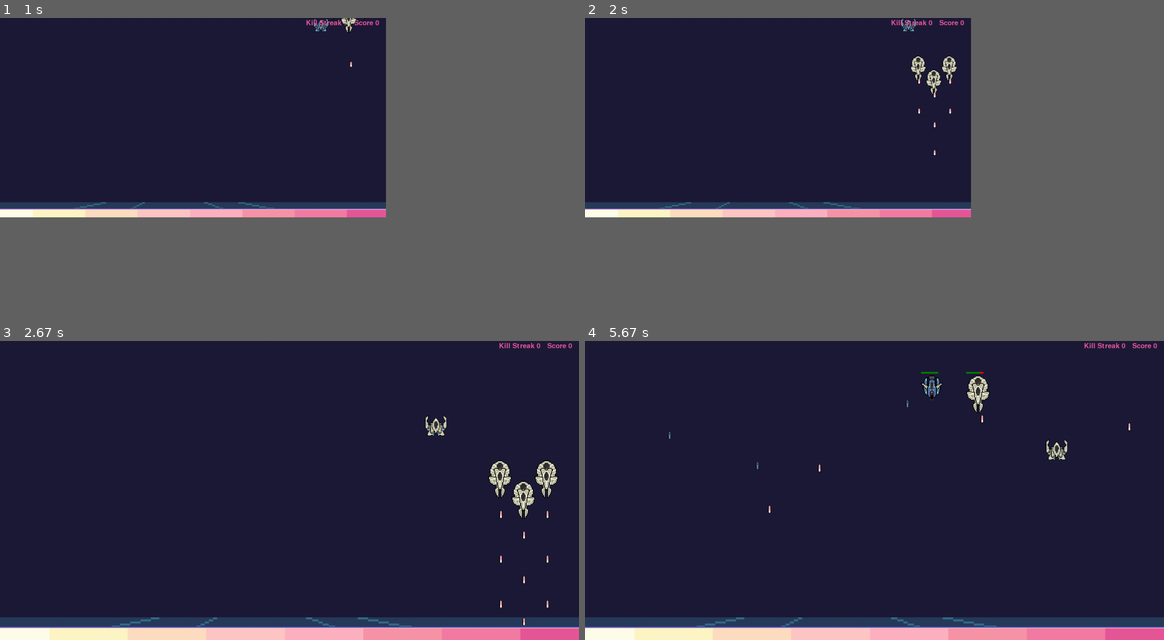
Above: before the commit, frames 1-4 (two rows, left to right).
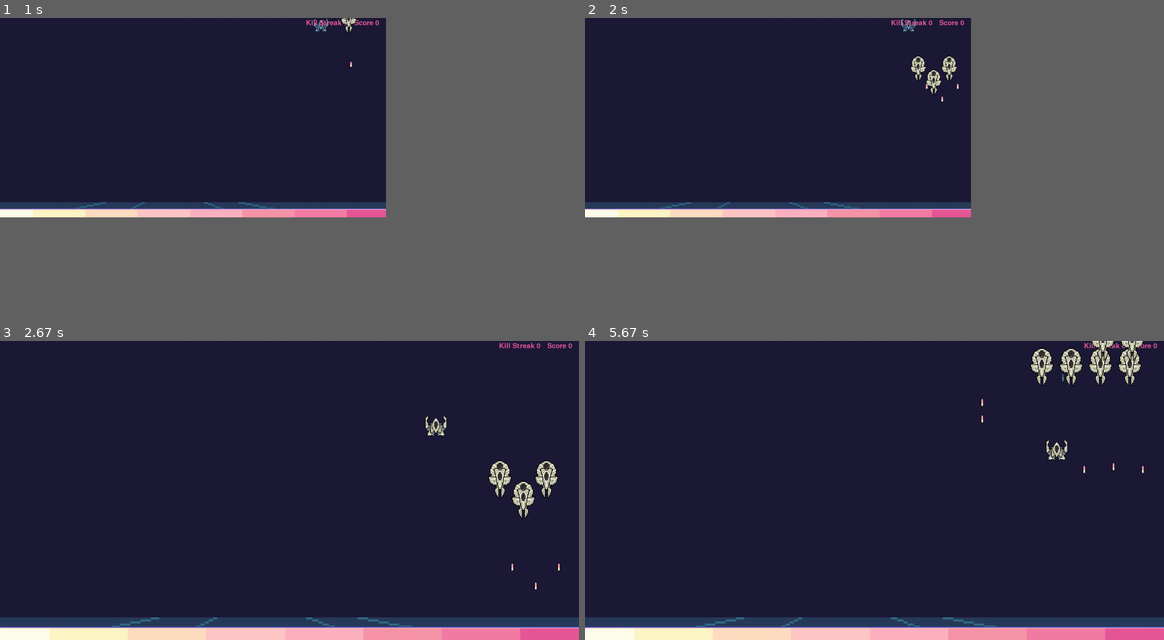
Above: after the commit, the same moments.

Repository: RafaBessa/Shadow_Light_bh_pygame
Game: pygame game, started from Game.py
The game is run twice, just before and just after one commit, with the same random seed, the same clock (stepped at 60 frames per second) and the same inputs.
Inputs:
- Up to frame 1 (1 s): hold D 0.33-0.8 s; hold W from 0.83 s (still down); tap Space at 0.9 s; tap E at 0.98 s
- Up to frame 2 (2 s): release W at 1.13 s; hold D 1.17-1.63 s; tap Space at 1.23, 1.53, 1.73 s; hold A from 1.67 s (still down)
- Up to frame 3 (2.67 s): tap Space at 2.03, 2.3 s; release A at 2.2 s; hold S 2.23-2.53 s; tap E at 2.38 s; tap - at 2.57 s
- Up to frame 4 (5.67 s): hold A 2.9-3.3 s; tap Space at 2.97, 3.27, 3.4, 3.8, 4.1, 4.47, 4.87, 5.17, 5.37 s; hold W 3.33-3.7 s; tap E at 3.48, 4.95 s; hold D 3.73-4.37 s; hold S 4.4-4.77 s; hold A 4.8-5.27 s; hold D from 5.3 s (still down)

Frame 1 is identical in both runs. In frame 2, less than 0.1% of the frame differs, in the area x 57-65%, y 20-46%; in frame 3, 0.1%; in frame 4, 1.9%, in the area x 14-97%, y 0-58%.

Commit message:
adaptacao de PS para mob

Diff:
--- a/GameMaster.py
+++ b/GameMaster.py
@@ -12,14 +12,14 @@
         self.Bkeys = ["roundguy", "zag"]
         self.Wkeys = ["white"]
         #self.cooldowns = [0.2,0.25,0.3,0.35,0.4,0.45,0.5,0.55,0.]
-        self.cooldowns = np.arange(0.2,0.8,0.05)
+        self.cooldowns = np.arange(0.5,1.5,0.05)
 
         self.colors = [ColorEnum.Light,ColorEnum.Shadow]
         self.ASSETS = IMG_ASSETS
         self.SCALE = SCALE_ASSETS
         self.speed = 2
         self.acceleration = .1
-        self.bossFreq = 2
+        self.bossFreq = 5
         self.bosscount = 0
         self.bossY = [50,100,150,200]
     def detect_state(self, inimigos, shape):
--- a/InimigosController.py
+++ b/InimigosController.py
@@ -2,7 +2,7 @@
 from enum import Enum
 from copy import copy
 import MovimentoMob as mm
-
+import PlayerShoot as PS
 class Inimigos:
     class EnumFormations(Enum):
         LINE = 1
@@ -11,8 +11,8 @@
     def __init__(self):
         self.INIMIGOS = []
 
-    def criar(self, key, coordinates, dimensions, speed, acceleration, IMG_ASSETS,bulletType,cd=0.5, mov_strat=mm.Mov_LinearFall(), life =1):
-        self.INIMIGOS.append(MobPadrao(key, coordinates, dimensions, speed, acceleration, IMG_ASSETS,bulletType, mov_strat,  cooldown=cd, life=life))
+    def criar(self, key, coordinates, dimensions, speed, acceleration, IMG_ASSETS,bulletType,cd=0.5, mov_strat=mm.Mov_LinearFall(), life =1, shootStrategy = PS.Shoot_Basic()):
+        self.INIMIGOS.append(MobPadrao(key, coordinates, dimensions, speed, acceleration, IMG_ASSETS,bulletType, mov_strat,  cooldown=cd, life=life, shootStrategy=shootStrategy))
 
     def mover(self, game_screen, dt):
         killNumbers = 0
@@ -42,7 +42,7 @@
             i.shoot(bullets, IMG_ASSETS, game_screen)
 
     def criarSwarm(self, type, quant, key, startcoordinates, space, dimension, speed, acceleration, IMG_ASSETS,
-                   SCALE_ASSETS, bullettype, mov_strategy=mm.Mov_LinearFall(), life=1, cd = 0.5):
+                   SCALE_ASSETS, bullettype, mov_strategy=mm.Mov_LinearFall(), life=1, cd = 0.5, shootStrategy = PS.Shoot_Basic()):
 
         img_dim = (IMG_ASSETS[key].get_width(), IMG_ASSETS[key].get_height())  # pega a dimensão do asset
         scale = SCALE_ASSETS[key]
@@ -50,7 +50,7 @@
         cord = self.__coordenadaTipo(type, quant, space, startcoordinates, dimension, img_dim, scale)
 
         for c in cord:
-            self.criar(key, c, dimension, speed, acceleration, IMG_ASSETS, bullettype, mov_strat=mov_strategy,life= life,cd=cd)
+            self.criar(key, c, dimension, speed, acceleration, IMG_ASSETS, bullettype, mov_strat=mov_strategy,life= life,cd=cd,shootStrategy = shootStrategy)
         # self.INIMIGOS.append(MobPadrao(key, c, dimension, speed, acceleration, IMG_ASSETS))
 
         pass
--- a/MobPadrao.py
+++ b/MobPadrao.py
@@ -6,8 +6,9 @@
 import MovimentoMob as mm
 import MovimentoBala as mb
 import pygame
+import PlayerShoot as PS
 class MobPadrao(Entity.Entity):
-    def __init__(self, key, coordinates, dimensions, speed, acceleration, IMG_ASSETS, bulletType, movStategy, cooldown, life = 1):
+    def __init__(self, key, coordinates, dimensions, speed, acceleration, IMG_ASSETS, bulletType, movStategy, cooldown, life = 1, shootStrategy = PS.Shoot_Basic()):
 
         super().__init__(key, coordinates, dimensions, IMG_ASSETS)
         self.health = life
@@ -22,7 +23,8 @@
         self.cooldown = cooldown
         self.timer = self.cooldown + 1
         self.direction = True
-
+        self.high_precision = False
+        self.shootStrategy = shootStrategy
     def resize(self, window):
         super().resize(window)
         self.speed = self._speed * self.img.get_height()
@@ -44,16 +46,44 @@
         if not (bulletType == self.bulletType):
             self.health -= dmg
 
+    # def shoot(self, bullets, IMG_ASSETS, game_screen):
+    #     bullet_speed = 4
+    #     bullet = 'red bullet'
+    #     now = time()
+    #     r = random()
+
+    #     if now - self.timer > self.cooldown and random() > .3:
+    #         bullets.fire(bullet, [self.x + round(self.width / 2), self.y + round(0.8 * self.height)], self._dimensions,
+    #                          IMG_ASSETS, (bullet_speed + round(0.1*self.speed)), game_screen, self.bulletType, mb.Mov_LinearFall())
+    #         self.timer = time()
+
+
+
+    @property
+    def shoot_strg(self) -> PS.AbstractShoot:
+        return self.shootStrategy
+
+    @shoot_strg.setter
+    def shoot_strg(self, atirar: PS.AbstractShoot) -> None:
+        self.shootStrategy = self.shoot_met
+
     def shoot(self, bullets, IMG_ASSETS, game_screen):
+        # self.coordinates, self.speed, self.acceleration = self.mover_strg.move(self.coordinates, self.speed, self.acceleration, self._startcoordinate, dt)
         bullet_speed = 4
         bullet = 'red bullet'
         now = time()
         r = random()
+    #      bullets.fire(bullet, [self.x + round(self.width / 2), self.y + round(0.8 * self.height)], self._dimensions,
+    # #                          IMG_ASSETS, (bullet_speed + round(0.1*self.speed)), game_screen, self.bulletType, mb.Mov_LinearFall())
+    # #
+        if now - self.timer > self.cooldown and random() > .3:
+            self.shootStrategy.Shoot(bullets, IMG_ASSETS, game_screen, self.bulletType,
+                                    self.x + round(self.width / 2), self.y + round(0.8 * self.height), self.width, (bullet_speed+ round(0.1*self.speed)), self._dimensions,
+                                    self.high_precision)
+            self.timer = time()
 
-        if now - self.timer > self.cooldown and random() > .3:
-            bullets.fire(bullet, [self.x + round(self.width / 2), self.y + round(0.8 * self.height)], self._dimensions,
-                             IMG_ASSETS, (bullet_speed + round(0.1*self.speed)), game_screen, self.bulletType, mb.Mov_LinearFall())
-            self.timer = time()
+
+
 
     def draw(self, window):
 
--- a/Player.py
+++ b/Player.py
@@ -56,8 +56,8 @@
         self._speed = speed  # in widths per second
         self.speed = speed * self.img.get_width()
         self.bullet_type = [bullet_key]
-        self._startbullet_speed = [bullet_speed]
-        self.bullet_speed = [bullet_speed]
+        self._startbullet_speed = bullet_speed
+        self.bullet_speed = bullet_speed
 
         self.cooldown = .1
         self._startcooldown = .1
@@ -103,7 +103,7 @@
             self.killStreak = 0
             self.cooldown = self._startcooldown
             self.speed = self._speed * self.img.get_width()
-            self.bullet_speed[0] = self._startbullet_speed[0]
+            self.bullet_speed = self._startbullet_speed
 
     def resize(self, window):
         super().resize(window)
@@ -189,7 +189,7 @@
         #     self.killStreak = 0
         if DeathCount >= 1:
             #     print(str(self.bullet_speed) + " , " +  str(self.cooldown))
-            self.bullet_speed[0] *= 1.10
+            self.bullet_speed *= 1.10
             self.cooldown *= 1.15
             self.speed *= 1.06
             # print(str(self.speed))
--- a/PlayerShoot.py
+++ b/PlayerShoot.py
@@ -11,8 +11,9 @@
 class Shoot_Basic(AbstractShoot):
     def Shoot(self,  bullets, IMG_ASSETS, game_screen, bullet_type, x, y, width, bullet_speed, dimensions, high_precision):
         bullet = str(bullet_type)
+
         bullets.fire(bullet, [x + round(width / 2), y], dimensions,
-                        IMG_ASSETS, bullet_speed[0], game_screen, bullet_type, mb.Mov_LinearFall())
+                        IMG_ASSETS, bullet_speed, game_screen, bullet_type, mb.Mov_LinearFall())
 
 
 class Shoot_Double(AbstractShoot):
@@ -20,16 +21,16 @@
         bullet = str(bullet_type)
         if high_precision:
             bullets.fire(bullet, [x + round(width * 0.4), y], dimensions,
-                            IMG_ASSETS, bullet_speed[0], game_screen, bullet_type, mb.Mov_LinearFall())
+                            IMG_ASSETS, bullet_speed, game_screen, bullet_type, mb.Mov_LinearFall())
 
             bullets.fire(bullet, [x + round(width * 0.6), y], dimensions,
-                            IMG_ASSETS, bullet_speed[0], game_screen, bullet_type, mb.Mov_LinearFall())
+                            IMG_ASSETS, bullet_speed, game_screen, bullet_type, mb.Mov_LinearFall())
         else:
             bullets.fire(bullet, [x + round(width * 0.1), y], dimensions,
-                            IMG_ASSETS, bullet_speed[0], game_screen, bullet_type,  mb.Mov_LinearFall())
+                            IMG_ASSETS, bullet_speed, game_screen, bullet_type,  mb.Mov_LinearFall())
 
             bullets.fire(bullet, [x + round(width * 0.7), y], dimensions,
-                            IMG_ASSETS, bullet_speed[0], game_screen, bullet_type,  mb.Mov_LinearFall())
+                            IMG_ASSETS, bullet_speed, game_screen, bullet_type,  mb.Mov_LinearFall())
 
 
 class Shoot_Triple(AbstractShoot):
@@ -38,14 +39,14 @@
         bullet = str(bullet_type)
         if high_precision:
             bullets.fire(bullet, [x + round(width * 0.4), y], dimensions,
-                            IMG_ASSETS, bullet_speed[0], game_screen, bullet_type, mb.Mov_DiagRight(.08))
+                            IMG_ASSETS, bullet_speed, game_screen, bullet_type, mb.Mov_DiagRight(.08))
 
             bullets.fire(bullet, [x + round(width * 0.6), y], dimensions,
-                            IMG_ASSETS, bullet_speed[0], game_screen, bullet_type,  mb.Mov_DiagLeft(.08))
+                            IMG_ASSETS, bullet_speed, game_screen, bullet_type,  mb.Mov_DiagLeft(.08))
         else:
             bullets.fire(bullet, [x + round(width * 0.1), y], dimensions,
-                            IMG_ASSETS, bullet_speed[0], game_screen, bullet_type,  mb.Mov_DiagLeft(.17))
+                            IMG_ASSETS, bullet_speed, game_screen, bullet_type,  mb.Mov_DiagLeft(.17))
 
             bullets.fire(bullet, [x + round(width * 0.7), y], dimensions,
-                            IMG_ASSETS, bullet_speed[0], game_screen, bullet_type,  mb.Mov_DiagRight(.17))
+                            IMG_ASSETS, bullet_speed, game_screen, bullet_type,  mb.Mov_DiagRight(.17))
         self.center_shoot(bullets, IMG_ASSETS, game_screen, bullet_type, x, y, width, bullet_speed, dimensions, high_precision)
